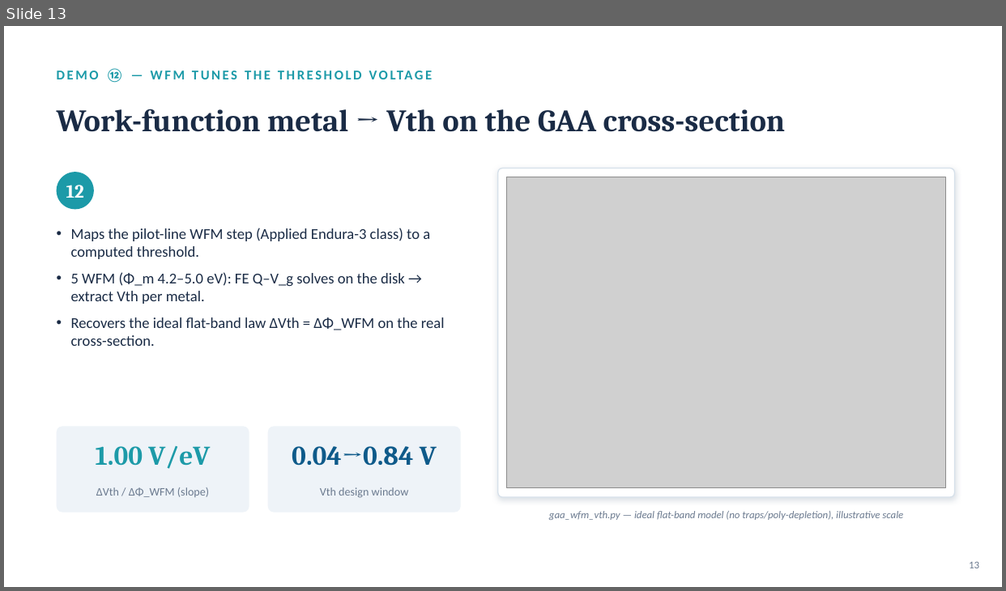
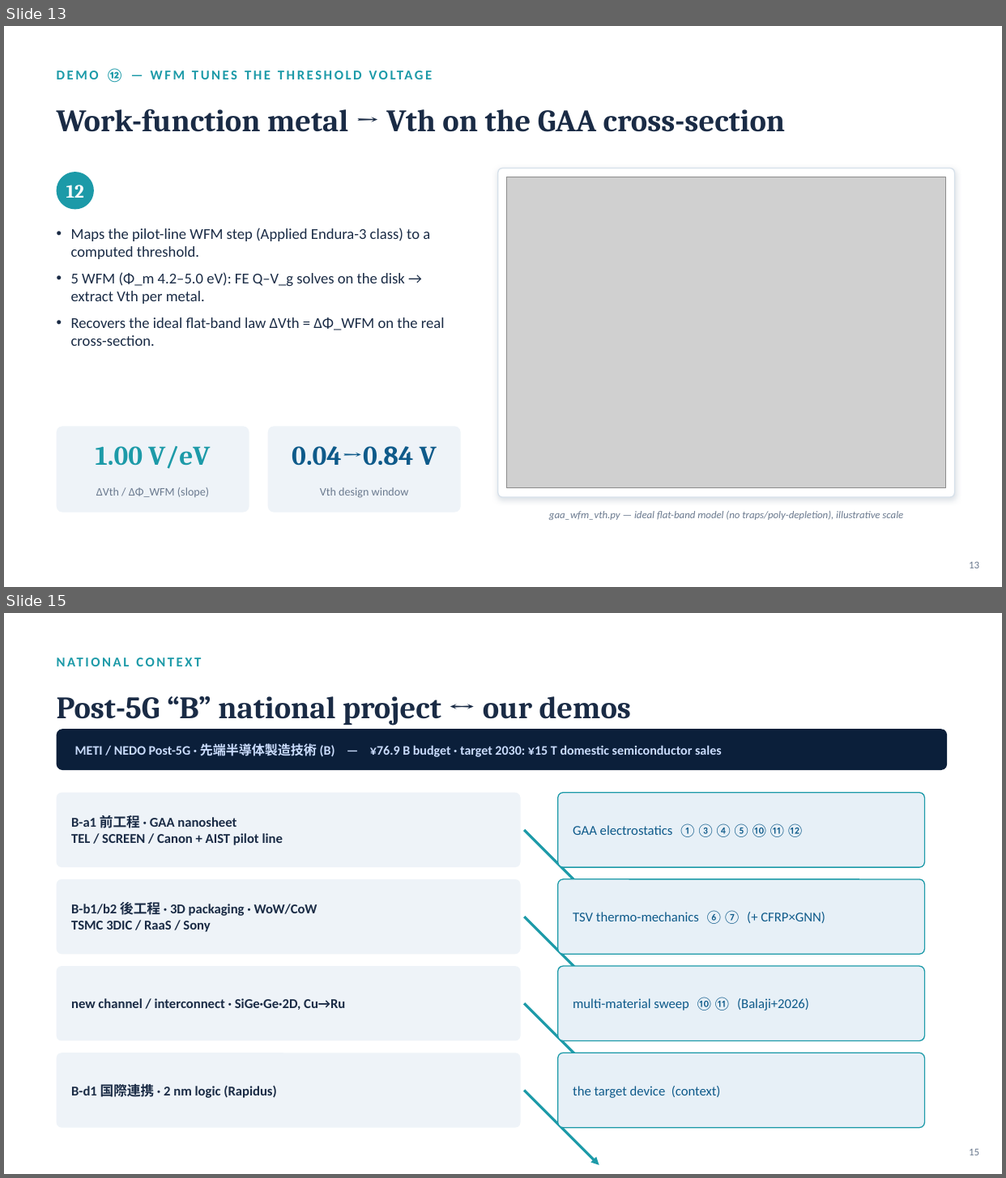
Before and after one commit to keisuke58/wccm2026-cfrp-gnn, a slide deck: slides/weakform_operator_learning_semiconductor.pptx. Shown one above the other, each under a label of ours: slide 13 before the commit, slides 13 and 15 after it; the slides between them are not shown. The pictures are 1006x591 and 1006x1178 pixels, drawn with LibreOffice and Linux fonts; fonts in the diff are those of the drawing; grey boxes stand for pictures. Boxes give left, top, right and bottom in pixels: in the first picture for what was removed or moved away, otherwise in the second. Text is boxed around its words. In the diff, an @@ line names an element or a change of style, - is before the commit and + after.

```diff
--- a/slides/weakform_operator_learning_semiconductor.pptx
+++ b/slides/weakform_operator_learning_semiconductor.pptx
@@ slide 15 added at [4,613,1002,1174], background #FFFFFF @@
@@ text added at [57,650,880,673], 13 pt, text #1C9AA8, bold @@
+NATIONAL CONTEXT
@@ text added at [57,696,631,726], 30 pt, text #1A2B45, bold @@
+Post-5G “B” national project ↔ our demos
@@ rounded rectangle added at [57,729,948,770], fill #0B1F3A @@
@@ text added at [75,743,722,757], 12.5 pt, text #CADCFC, bold @@
+METI / NEDO Post-5G · 先端半導体製造技術 (B) — ¥76.9 B budget · target 2030: ¥15 T domestic semiconductor sales
@@ rounded rectangle added at [57,793,521,867], fill #EEF3F8 @@
@@ rounded rectangle added at [558,793,925,867], fill #E7F0F7, outline #1C9AA8 1 pt @@
@@ text added at [71,815,283,845], 13 pt, text #1A2B45, bold @@
+B-a1 前工程 · GAA nanosheet
+TEL / SCREEN / Canon + AIST pilot line
@@ arrow added from (524, 830) to (599, 905), #1C9AA8 2.5 pt @@
@@ text added at [573,824,804,837], 13 pt, text #0E5A8A @@
+GAA electrostatics ①③④⑤⑩⑪⑫
@@ rounded rectangle added at [57,879,521,954], fill #EEF3F8 @@
@@ rounded rectangle added at [558,879,925,954], fill #E7F0F7, outline #1C9AA8 1 pt @@
@@ text added at [71,902,317,932], 13 pt, text #1A2B45, bold @@
+B-b1/b2 後工程 · 3D packaging · WoW/CoW
+TSMC 3DIC / RaaS / Sony
@@ arrow added from (524, 917) to (599, 992), #1C9AA8 2.5 pt @@
@@ text added at [573,911,825,924], 13 pt, text #0E5A8A @@
+TSV thermo-mechanics ⑥⑦ (+ CFRP×GNN)
@@ rounded rectangle added at [57,966,521,1041], fill #EEF3F8 @@
@@ rounded rectangle added at [558,966,925,1041], fill #E7F0F7, outline #1C9AA8 1 pt @@
@@ text added at [71,999,345,1010], 13 pt, text #1A2B45, bold @@
+new channel / interconnect · SiGe·Ge·2D, Cu→Ru
@@ text added at [573,998,809,1011], 13 pt, text #0E5A8A @@
+multi-material sweep ⑩⑪ (Balaji+2026)
@@ arrow added from (524, 1003) to (599, 1079), #1C9AA8 2.5 pt @@
@@ rounded rectangle added at [57,1053,521,1128], fill #EEF3F8 @@
@@ rounded rectangle added at [558,1053,925,1128], fill #E7F0F7, outline #1C9AA8 1 pt @@
@@ text added at [71,1082,276,1100], 13 pt, text #1A2B45, bold @@
+B-d1 国際連携 · 2 nm logic (Rapidus)
@@ arrow added from (524, 1091) to (599, 1165), #1C9AA8 2.5 pt @@
@@ text added at [573,1086,721,1098], 13 pt, text #0E5A8A @@
+the target device (context)
@@ text added at [969,1149,979,1156], 10 pt, text #6B7A8F @@
+15
```
Also in this commit, not shown: 4 slides changed, 3 other files.
